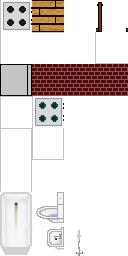
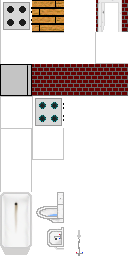
Layers edited between the first and the second (128, 256) image:
added layer "Слой 22" above "Слой 9" over [98, 0, 128, 32]
painted on "Слой 9" over [96, 0, 98, 32]
added layer "Слой 21" above "Слой 6" over [98, 2, 128, 32]
painted on "Слой 6" over [96, 2, 128, 32]
